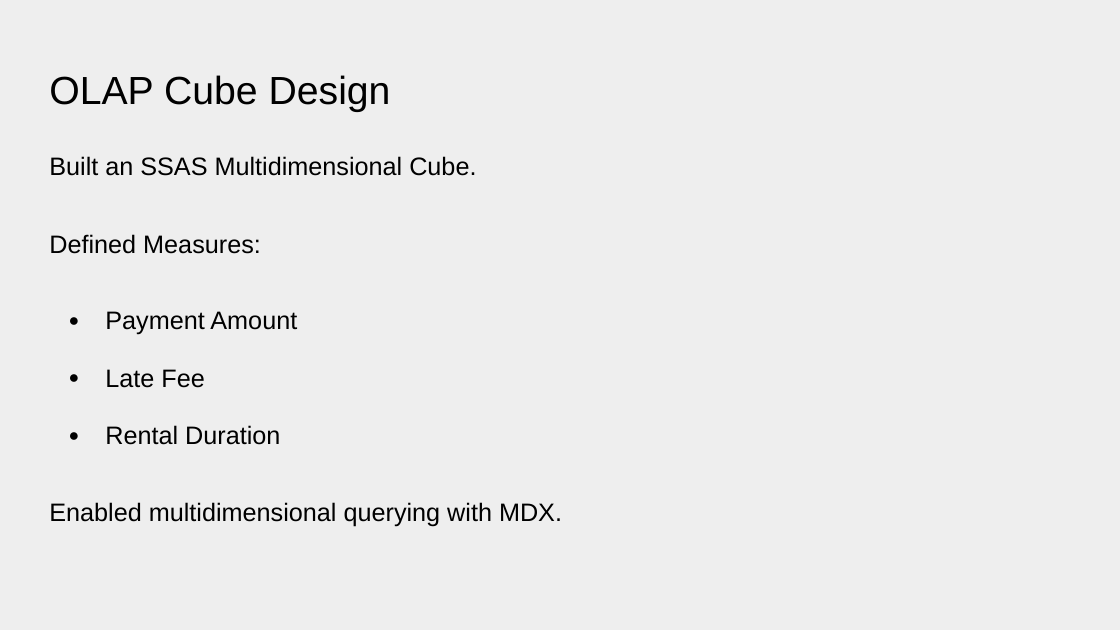
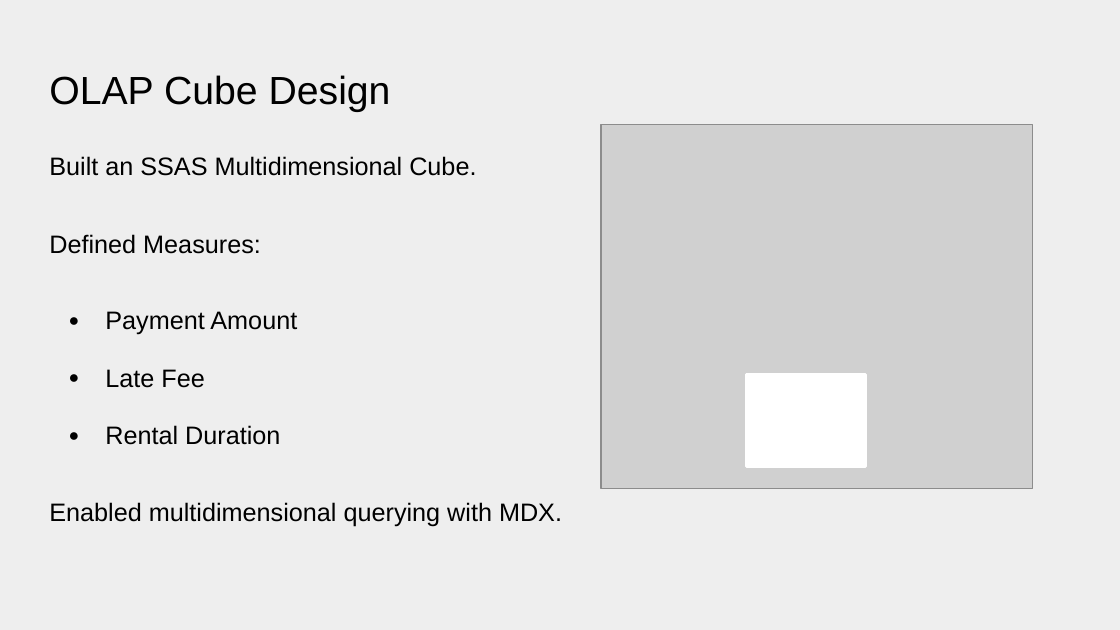
Before and after one commit to MohamedMostafa259/Big-Data-Project-Sakila-DB, a slide deck: slide 8 of presentation.pptx. Drawn at 1120x630 pixels with LibreOffice and Linux fonts; fonts in the diff are those of the drawing; grey boxes stand for pictures. Boxes give left, top, right and bottom in pixels: in the first picture for what was removed or moved away, otherwise in the second. Text is boxed around its words. In the diff, an @@ line names an element or a change of style, - is before the commit and + after.

Commit message:
Update presentation.pptx
add picture for the cube

```diff
--- a/presentation.pptx
+++ b/presentation.pptx
@@ picture added at bbox=[601, 124, 1033, 488] @@
@@ rectangle added at bbox=[747, 374, 867, 466], fill #FFFFFF, outline #FFFFFF 2 pt @@
```
Also in this commit, not shown: 3 other slides changed.
